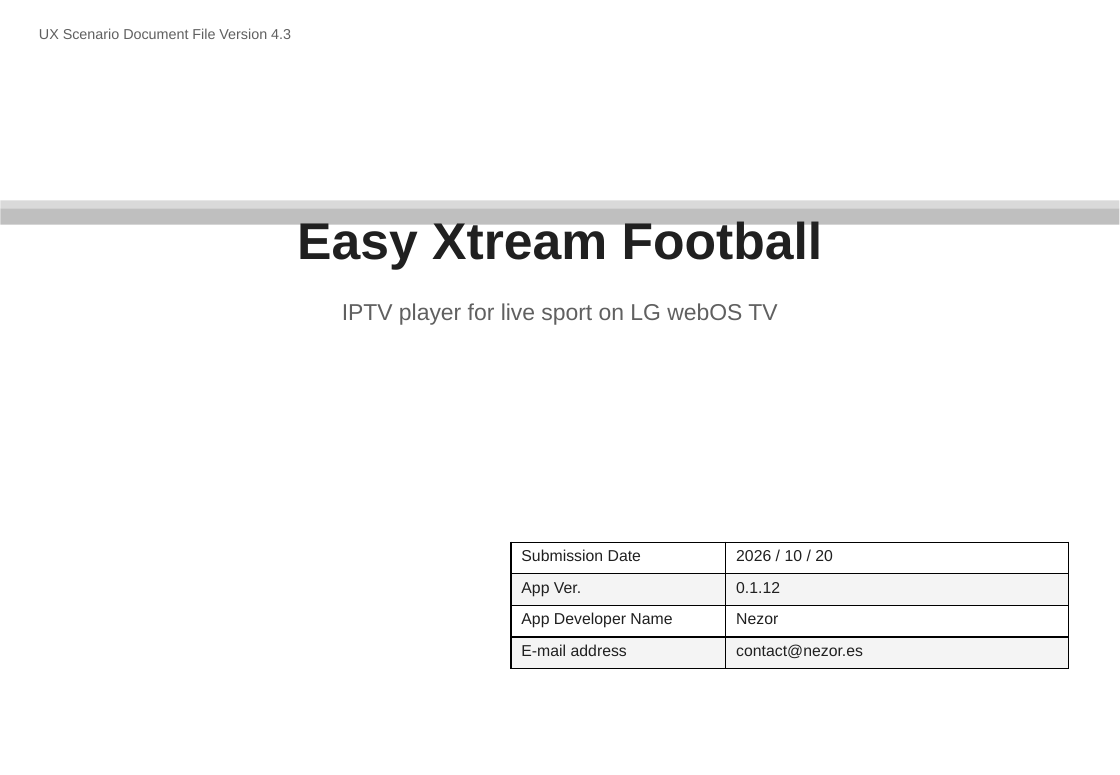
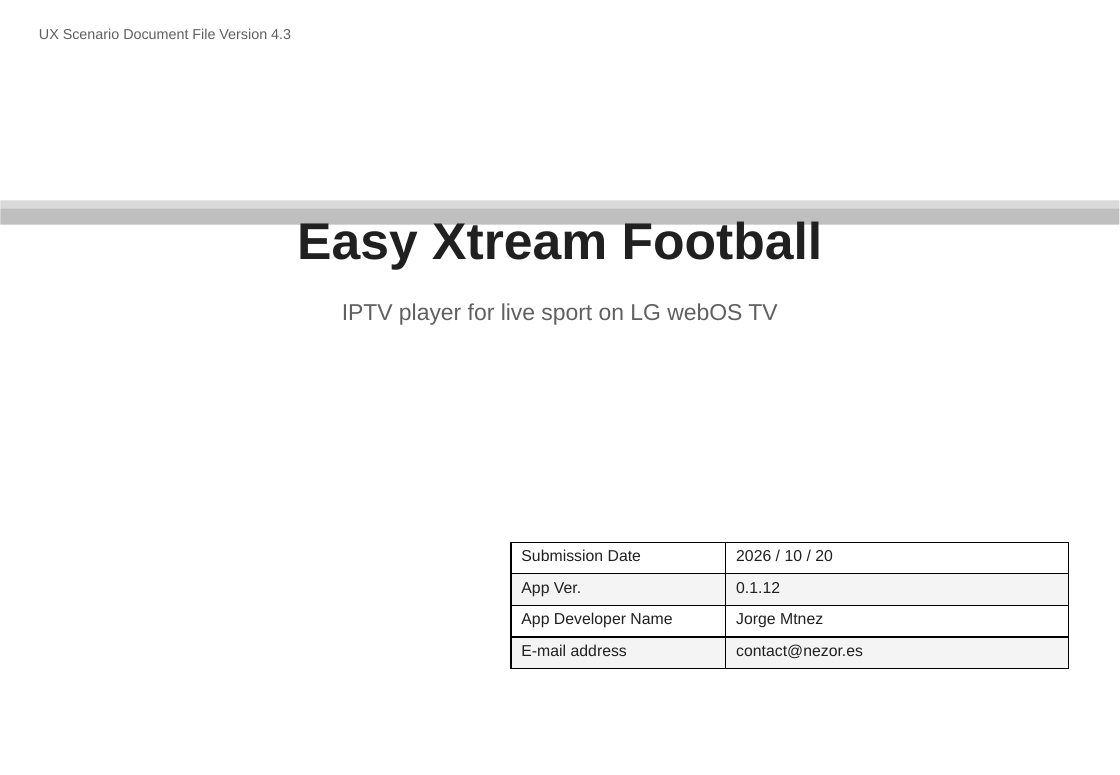
Before and after one commit to nezor11/easy-xtream-football, a slide deck: slide 1 of docs/store-assets/lg/ux_scenario_easy_xtream_football.pptx. Drawn at 1120x775 pixels with LibreOffice and Linux fonts; fonts in the diff are those of the drawing; background and template pictures are left out. Boxes give left, top, right and bottom in pixels: in the first picture for what was removed or moved away, otherwise in the second. Text is boxed around its words. In the diff, an @@ line names an element or a change of style, - is before the commit and + after.

```diff
--- a/docs/store-assets/lg/ux_scenario_easy_xtream_football.pptx
+++ b/docs/store-assets/lg/ux_scenario_easy_xtream_football.pptx
@@ table at bbox=[510, 542, 1068, 668] @@
-row 3, column 2: Nezor
+row 3, column 2: Jorge Mtnez
```
Also in this commit, not shown: 1 other slide changed, 2 other files.
